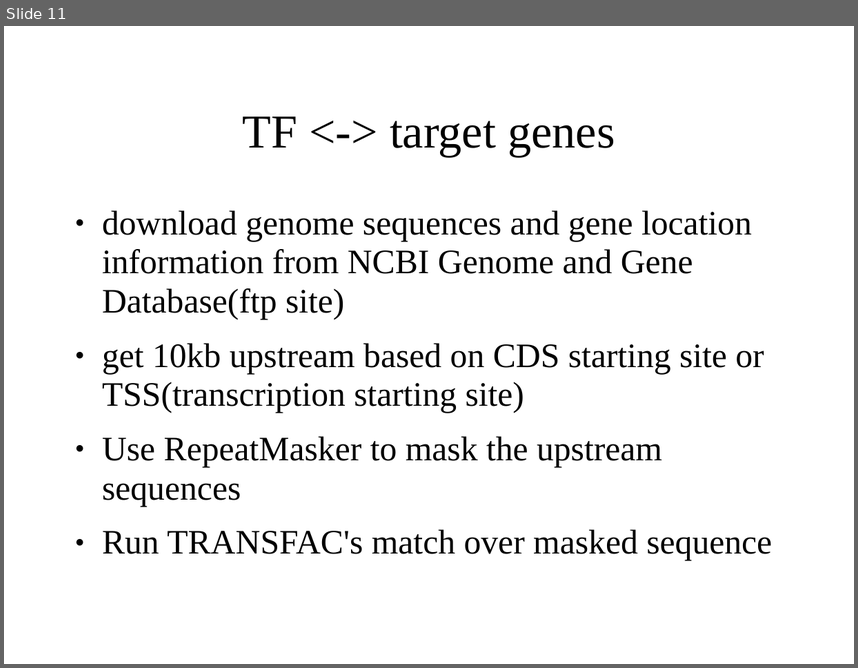
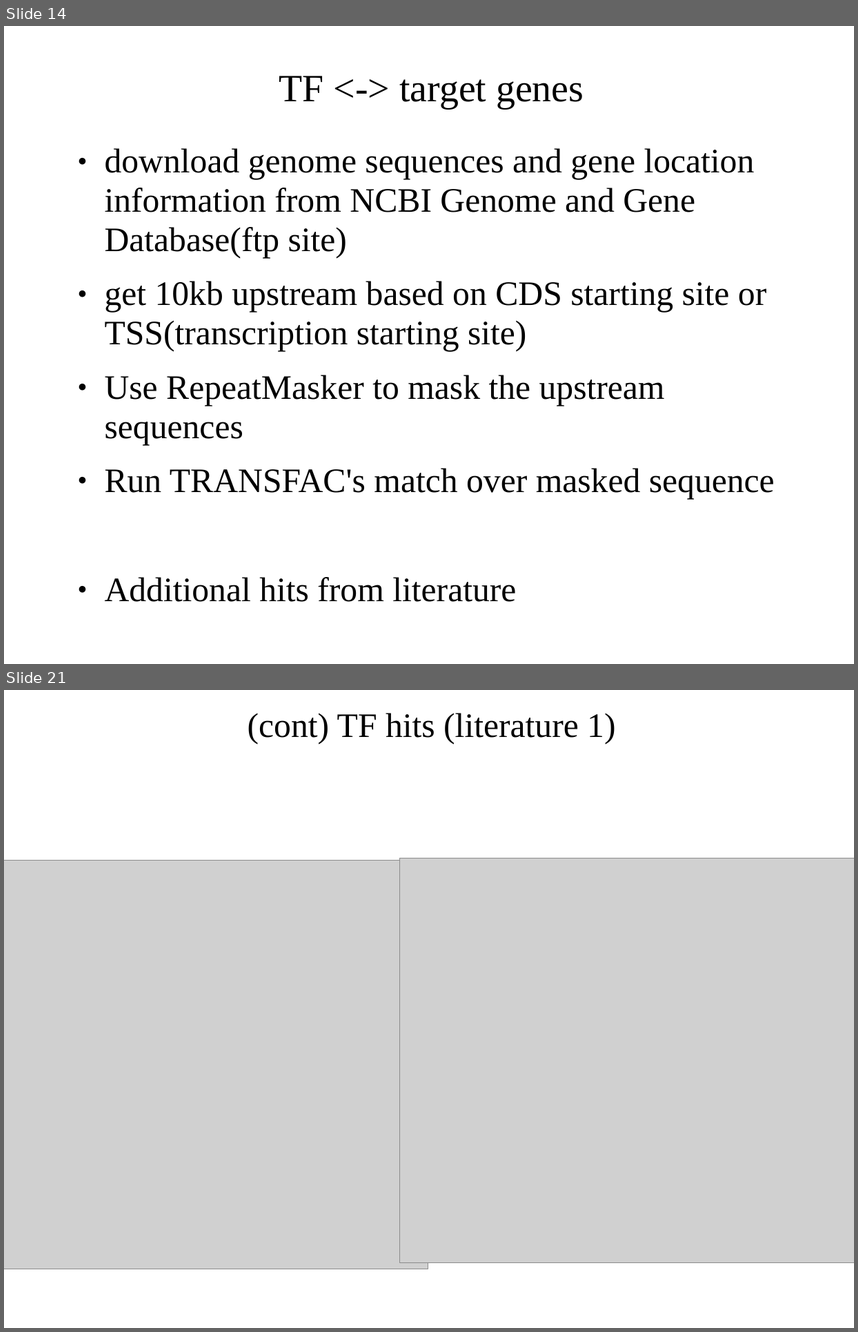
Before and after one commit to polyactis/annot, a slide deck: trunk/doc/lab_meeting_2006_11_21/lm_11_21_06.ppt. Shown one above the other, each under a label of ours: slide 11 before the commit, slides 14 and 21 after it; the slides between them are not shown. The pictures are 858x668 and 858x1332 pixels, drawn with LibreOffice and Linux fonts; fonts in the diff are those of the drawing; grey boxes stand for pictures. Boxes give left, top, right and bottom in pixels: in the first picture for what was removed or moved away, otherwise in the second. Text is boxed around its words. In the diff, an @@ line names an element or a change of style, - is before the commit and + after.

```diff
--- a/trunk/doc/lab_meeting_2006_11_21/lm_11_21_06.ppt
+++ b/trunk/doc/lab_meeting_2006_11_21/lm_11_21_06.ppt
@@ slide 21 added at <box>4,690,854,1328</box>, background #FFFFFF @@
@@ title added at <box>248,713,615,745</box>, 32 pt, text #000000 @@
+(cont) TF hits (literature 1)
@@ picture added at <box>4,860,428,1268</box> @@
@@ picture added at <box>401,858,854,1263</box> @@
@@ what was slide 11 is now slide 14 @@
@@ slide 14 changed as well @@
@@ title "TF <-> target genes": place and size @@
-title "TF <-> target genes" at <box>243,116,615,157</box>
+title "TF <-> target genes" at <box>279,76,584,109</box>
@@ title "TF <-> target genes" at <box>279,76,584,109</box>: size 44 to 36 pt @@
@@ text "download genome sequences and gene ...": place and size @@
-text "download genome sequences and gene ..." at <box>102,210,772,561</box>
+text "download genome sequences and gene ..." at <box>105,148,775,601</box>
@@ text at <box>105,577,516,601</box>: paragraph added @@
+● Additional hits from literature
```
Also in this commit, not shown: 4 other slides changed, 14 other slides added, 9 slides removed, 42 other files.
